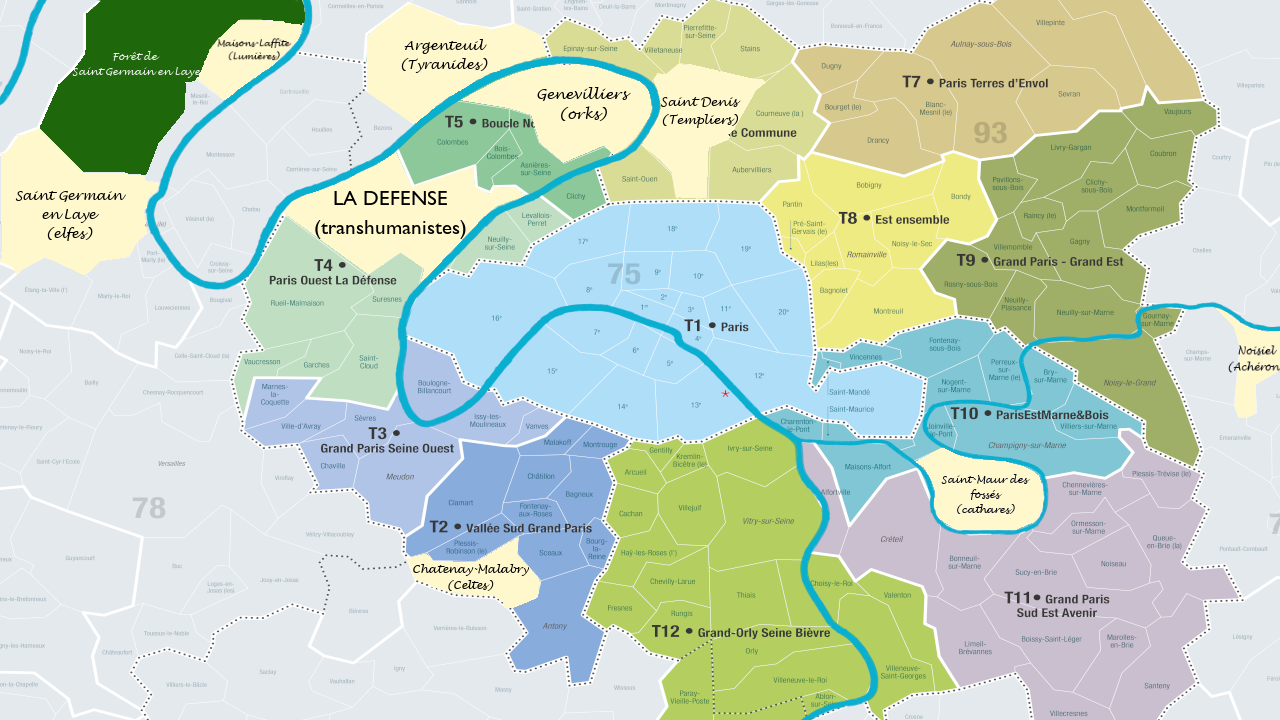
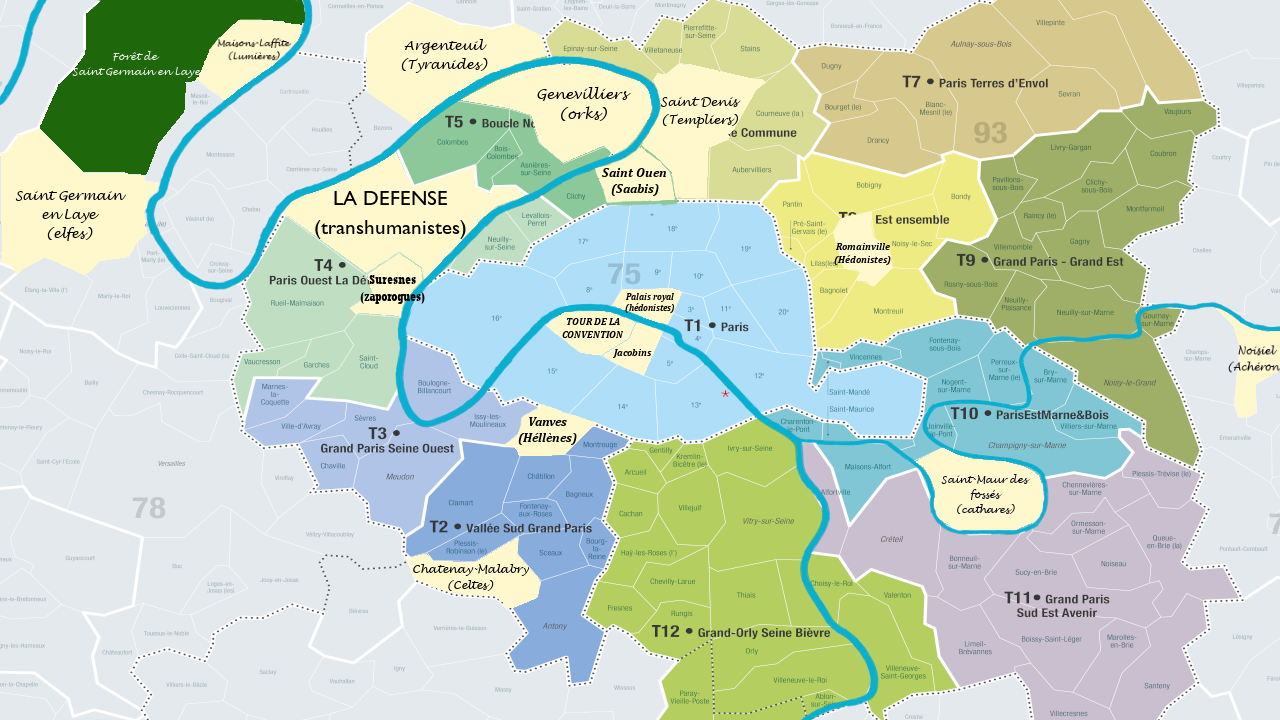
Layers edited between the first and the second (1280, 720) image:
added group "Romainville" with 2 layers in group "communes" over left=833, top=211, right=893, bottom=286
added layer "quartier #12" in group "Romainville" over left=833, top=211, right=893, bottom=286
added group "6eme" with 2 layers in group "communes" over left=603, top=323, right=662, bottom=376
added layer "quartier #11" in group "6eme" over left=603, top=323, right=662, bottom=376
added group "Vanves" with 2 layers in group "communes" over left=504, top=404, right=598, bottom=456
added layer "Vanves ..." in group "Vanves" over left=518, top=417, right=577, bottom=445
added layer "quartier #10" in group "Vanves" over left=504, top=404, right=598, bottom=456
added group "Tour de la convention" with 2 layers in group "communes" over left=546, top=309, right=637, bottom=356
added layer "quartier #9" in group "Tour de la convention" over left=546, top=309, right=637, bottom=356
added group "2eme" with 2 layers in group "communes" over left=613, top=287, right=682, bottom=324
added layer "quartier #8" in group "2eme" over left=613, top=287, right=682, bottom=324
added group "saint ouen" with 2 layers in group "communes" over left=595, top=146, right=675, bottom=204
added layer "Saint Ouen ..." in group "saint ouen" over left=601, top=168, right=666, bottom=196
added layer "quartier #7" in group "saint ouen" over left=595, top=146, right=675, bottom=204
added group "Suresnes" with 2 layers in group "communes" over left=350, top=251, right=425, bottom=317
added layer "Suresnes ..." in group "Suresnes" over left=360, top=275, right=425, bottom=304
added layer "quartier #6" in group "Suresnes" over left=350, top=251, right=425, bottom=317
painted on "quartier" over left=366, top=251, right=424, bottom=282
painted on "Copie de Calque copié" over left=595, top=142, right=678, bottom=217
…and 4 more changes (4 added)
